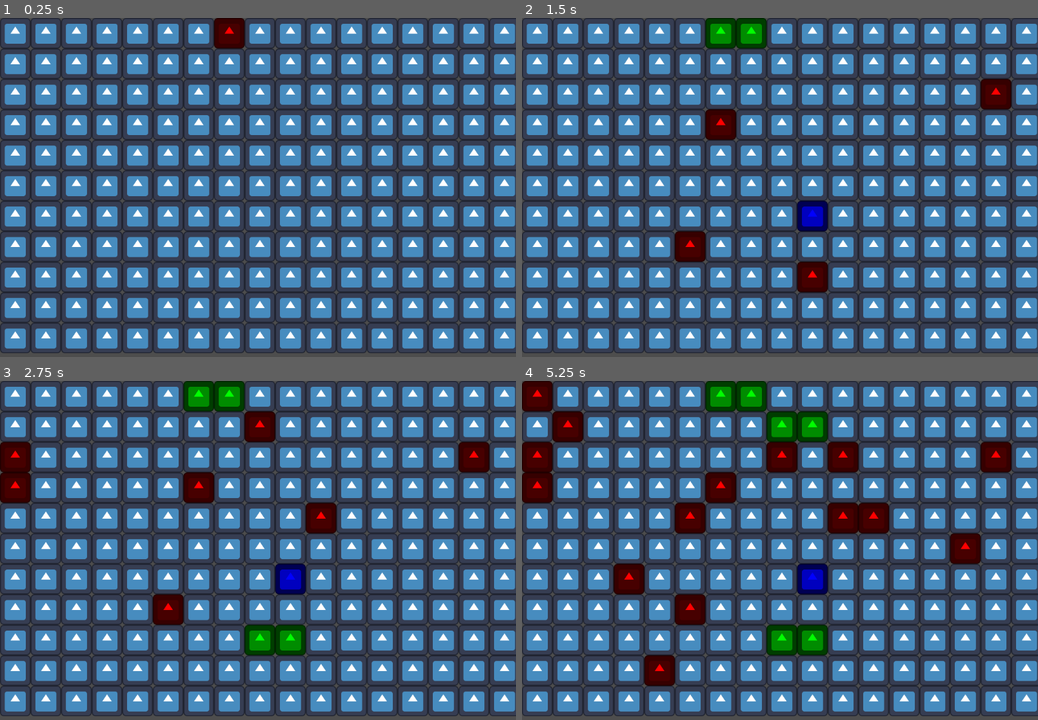
Above: before the commit, frames 1-4 (two rows, left to right).
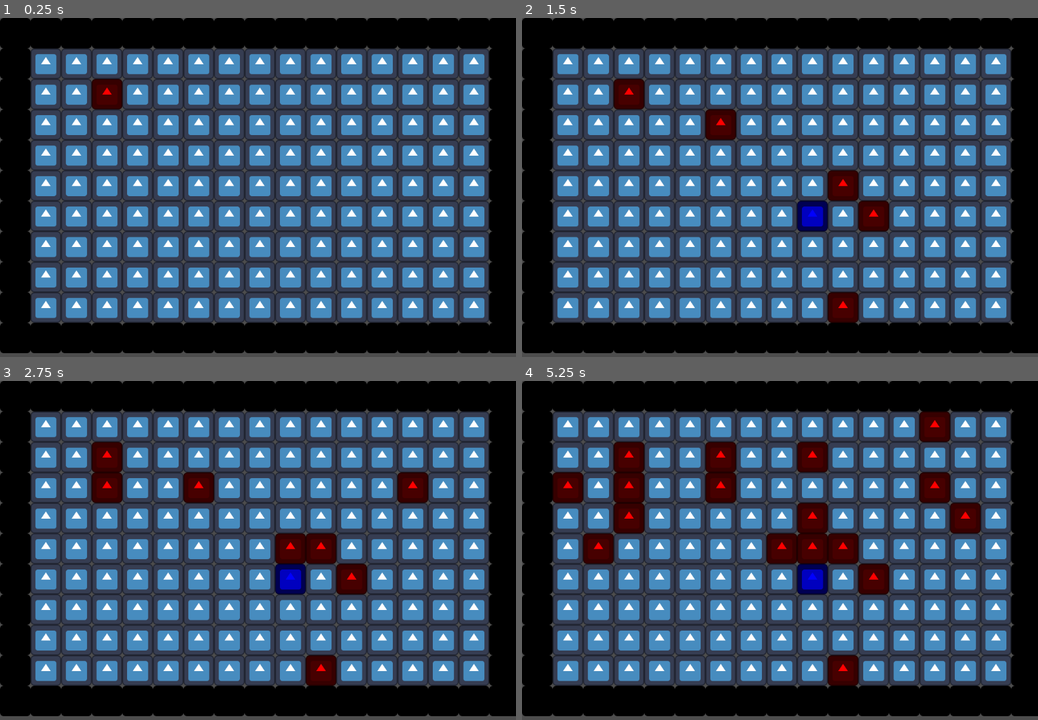
Above: after the commit, the same moments.

Repository: dqdthanhthanh/snake_pixel_game
Game: Godot game, scene res://main_game.tscn
Same seed, same stepped clock (60 frames per second), same inputs: the game is played once before the commit and once after it. The engine's default icon, where the game draws it, is replaced by a stand-in: a white triangle on a blue panel in a dark square.
Inputs:
- Up to frame 1 (0.25 s): no input
- Up to frame 2 (1.5 s): tap Enter (ui_accept) at 0.5, 1.35 s; hold Right (ui_right) 0.53-1.28 s; hold Enter (ui_accept) 0.53-1.28 s; hold Down (ui_down) from 1.28 s (still down)
- Up to frame 3 (2.75 s): tap Enter (ui_accept) at 1.52, 1.82 s; release Down (ui_down) at 2.03 s; hold Right (ui_right) from 2.03 s (still down); hold Enter (ui_accept) from 2.03 s (still down)
- Up to frame 4 (5.25 s): release Right (ui_right) at 2.78 s; release Enter (ui_accept) at 2.78 s; hold Up (ui_up) 2.78-3.53 s; tap Enter (ui_accept) at 2.85, 3.02, 3.32, 4.35, 4.52, 4.82 s; hold Enter (ui_accept) 3.53-4.28 s; hold Left (ui_left) 3.53-5.03 s; hold Down (ui_down) from 5.03 s (still down); hold Enter (ui_accept) from 5.03 s (still down)

The runs differ from the first frame. In frame 1, 27% of the frame differs, in the area x 0-100%, y 0-99%; in frame 2, 30%; in frame 3, 33%; in frame 4, 43%.
Error before the commit: Invalid access of index '0' on a base object of type: 'Array'. (res://main_game.gd:174)
Error after the commit: Invalid access of index '0' on a base object of type: 'Array'. (res://main_game.gd:183)

Commit message:
add basic wall

Diff:
--- a/main_game.gd
+++ b/main_game.gd
@@ -43,6 +43,15 @@
 				pixel.position.x = 32 + j * 64
 				pixel_board[i][j] = pixel
 			pixel.position.y = 32 + i * 64
+	# create wall:
+	# ngang
+	for i in board[0].size():
+		pixel_board[0][i].modulate = Color.BLACK
+		pixel_board[board.size()-1][i].modulate = Color.BLACK
+	# doc
+	for i in board.size():
+		pixel_board[i][0].modulate = Color.BLACK
+		pixel_board[i][board[0].size()-1].modulate = Color.BLACK
 	create_snake()
 	create_point()
 
@@ -124,7 +133,7 @@
 
 		# eat
 		var point:Sprite2D = pixel_board[snake_body[0][0]][snake_body[0][1]]
-		if point.modulate == Color.GREEN and snake_change == false:
+		if (point.modulate == Color.GREEN and snake_change == false) or point.modulate == Color.BLACK:
 			game_end = true
 			prints("")
 			prints("Game End")
@@ -218,15 +227,15 @@
 	prints("")
 
 func create_point():
-	prints("")
 	var ok_point:Array
 	for child in $Board.get_children():
-		if child.modulate != Color.GREEN:
+		if child.modulate == Color(1,1,1,1):
 			ok_point.append(child)
 	point = ok_point.pick_random()
 	point.modulate = Color.RED
 	ok_point.clear()
 	snake_speed = snake_speed/100.0*98.0
+	prints("")
 	prints("Create Point____",point)
 	prints("New Speed", snake_speed)
 	prints("")
